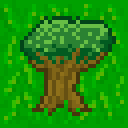
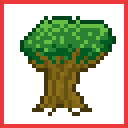
Layer changes from the first 128×128 image to the second:
renamed "roots" to "overflow grass", hid it over [24, 100, 96, 120]
hid "grass.png" over [0, 0, 128, 128]
added layer "item border" over [0, 0, 128, 128]
